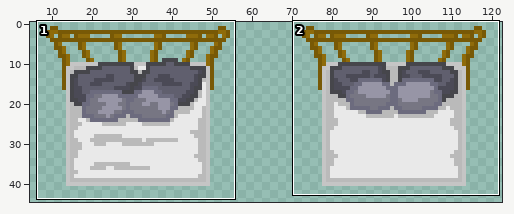
One commit to this sprite sheet: assets/tiles/fulltiles/beduphousebedroom.png. The first picture is a wide view before the edit; the outline marks the close-up.
Close-up. The starting point:
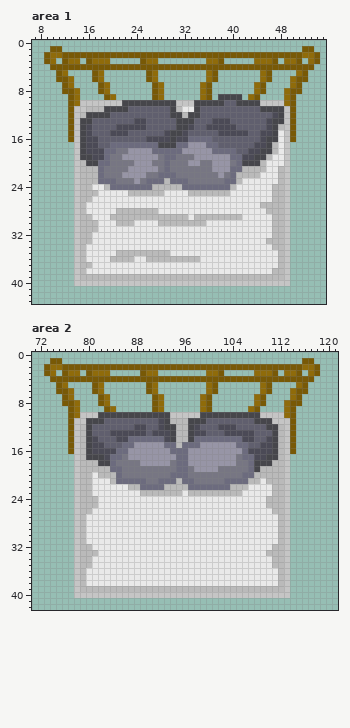
The file is 128x48 pixels. Shown: area 1: x 7..55, y 0..43; area 2: x 71..121, y 0..42. The wide view leaves out empty margins.
The result:
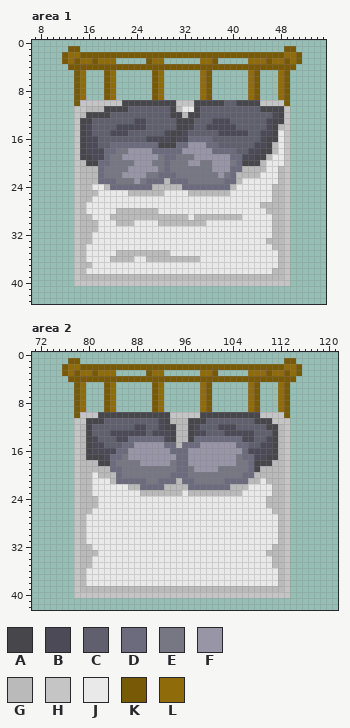
Palette (. is transparent): A #46464b  B #4b4a56  C #605f6e  D #6c6b7e  E #777683  F #9795a6  G #bababa  H #c5c5c5  J #e9e9e9  K #785906  L #8f6b0a
Changes in this commit:
--- area 1
@@ x 7..55 @@
  0 .................................................
- 1 ...KK........................................KK..
- 2 ..KLLKKKKKKKKKKKKKKKKKKKKKKKKKKKKKKKKKKKKKKKKLLK.
- 3 ..KL.KLL.KLLL.....KLL........LLK.....LLLK.LLK.LK.
- 4 ...KKKKKKKKKKKKKKKKKKKKKKKKKKKKKKKKKKKKKKKKKKKK..
- 5 ....KL....KL.......KL........LK.......LK....LK...
- 6 ....KKL...KL.......KL........LK.......LK...LKK...
- 7 .....KL....KL.......KL......LK.......LK....LK....
- 8 .....KKL...KL.......KL......LK.......LK...LKK....
- 9 ......KL....KL......KL......LK.AAAA.LK....LK.....
-10 ......KLHHHHHHHAAAAAAAAAHHHAAAAACCAAAAHHHHLK.....
-11 ......KHHGGGAAAACCCCCCCAGJJACCCCCCCCCCAAAAHK.....
-12 ......KHGAAAACCCCCCCCCCAAGAACCCCCCCCCCCCBAHK.....
-13 ......KHAACCCCCCCBBCCCCCAAACCCBBBCCCCCCBAAHK.....
-14 ......KHABCCCCBBBBBCCCCCAABCCBBBBBCCCCCBAGHK.....
-15 ......KHABCCCBBBCCCCCCBAABCCCCCBBBBBCCBBAJHK.....
-16 ......KHABBCCCCCCCCBBBBABBDDDDCCCCCCCCBAAJHK.....
+ 1 ......KK..................................KK.....
+ 2 .....KLLKKKKKKKKKKKKKKKKKKKKKKKKKKKKKKKKKKLLK....
+ 3 .....KLKLLKLLL.....KLL......LLK.....LLLKLLKLK....
+ 4 ......KKKKKKKKKKKKKKKKKKKKKKKKKKKKKKKKKKKKKK.....
+ 5 .......KL...KL......KL......LK......LK...LK......
+ 6 .......KL...KL......KL......LK......LK...LK......
+ 7 .......KL...KL......KL......LK......LK...LK......
+ 8 .......KL...KL......KL......LK......LK...LK......
+ 9 .......KL...KL......KL......LK......LK...LK......
+10 .......KHHHHHHHAAAAAAAAAHHHAAAAACCAAAAHHHHK......
+11 .......HHGGGAAAACCCCCCCAGJJACCCCCCCCCCAAAAH......
+12 .......HGAAAACCCCCCCCCCAAGAACCCCCCCCCCCCBAH......
+13 .......HAACCCCCCCBBCCCCCAAACCCBBBCCCCCCBAAH......
+14 .......HABCCCCBBBBBCCCCCAABCCBBBBBCCCCCBAGH......
+15 .......HABCCCBBBCCCCCCBAABCCCCCBBBBBCCBBAJH......
+16 .......HABBCCCCCCCCBBBBABBDDDDCCCCCCCCBAAJH......
 17 .......HABBCCDDDDDDDDAAADDFFFDDCCCCCCBBAGJH......
--- area 2
@@ x 71..121 @@
  0 ...................................................
- 1 ...KK........................................KK....
- 2 ..KLLKKKKKKKKKKKKKKKKKKKKKKKKKKKKKKKKKKKKKKKKLLK...
- 3 ..KL.KLL.KLLL.....KLL........LLK.....LLLK.LLK.LK...
- 4 ...KKKKKKKKKKKKKKKKKKKKKKKKKKKKKKKKKKKKKKKKKKKK....
- 5 ....KL....KL.......KL........LK.......LK....LK.....
- 6 ....KKL...KL.......KL........LK.......LK...LKK.....
- 7 .....KL....KL.......KL......LK.......LK....LK......
- 8 .....KKL...KL.......KL......LK.......LK...LKK......
- 9 ......KL....KL......KL......LK......LK....LK.......
-10 ......KLHHHAAAAAAAAAAAAHHHHHAAAAAAAAAAHHHHLK.......
-11 ......KHHAAACCCCCCCCCBAGGGAAACCCCCCCCAAAHHHK.......
-12 ......KHGACCCCCCCBBCCBAAGGABCCCBBBCCCCCAAGHK.......
-13 ......KHGACCCBBBBBBCBBBAGGABBCCCBBBBBCCCAGHK.......
-14 ......KHGABCCCBBDDDDDDBAGGADDDDDDDDBBCCBAGHK.......
-15 ......KHGABBCCCDDFFFFFDDGDDDFFFFFFDDCCBBAGHK.......
-16 ......KHGABBBBDDFFFFFFFDDDFFFFFFFFFDBBBBAGHK.......
+ 1 ......KK..................................KK.......
+ 2 .....KLLKKKKKKKKKKKKKKKKKKKKKKKKKKKKKKKKKKLLK......
+ 3 .....KLKLLKLLL.....KLL......LLK.....LLLKLLKLK......
+ 4 ......KKKKKKKKKKKKKKKKKKKKKKKKKKKKKKKKKKKKKK.......
+ 5 .......KL...KL......KL......LK......LK...LK........
+ 6 .......KL...KL......KL......LK......LK...LK........
+ 7 .......KL...KL......KL......LK......LK...LK........
+ 8 .......KL...KL......KL......LK......LK...LK........
+ 9 .......KL...KL......KL......LK......LK...LK........
+10 .......KHHHAAAAAAAAAAAAHHHHHAAAAAAAAAAHHHHK........
+11 .......HHAAACCCCCCCCCBAGGGAAACCCCCCCCAAAHHH........
+12 .......HGACCCCCCCBBCCBAAGGABCCCBBBCCCCCAAGH........
+13 .......HGACCCBBBBBBCBBBAGGABBCCCBBBBBCCCAGH........
+14 .......HGABCCCBBDDDDDDBAGGADDDDDDDDBBCCBAGH........
+15 .......HGABBCCCDDFFFFFDDGDDDFFFFFFDDCCBBAGH........
+16 .......HGABBBBDDFFFFFFFDDDFFFFFFFFFDBBBBAGH........
 17 .......HGAAABDDEFFFFFFFFDDFFFFFFFFEDDBBAAGH........
